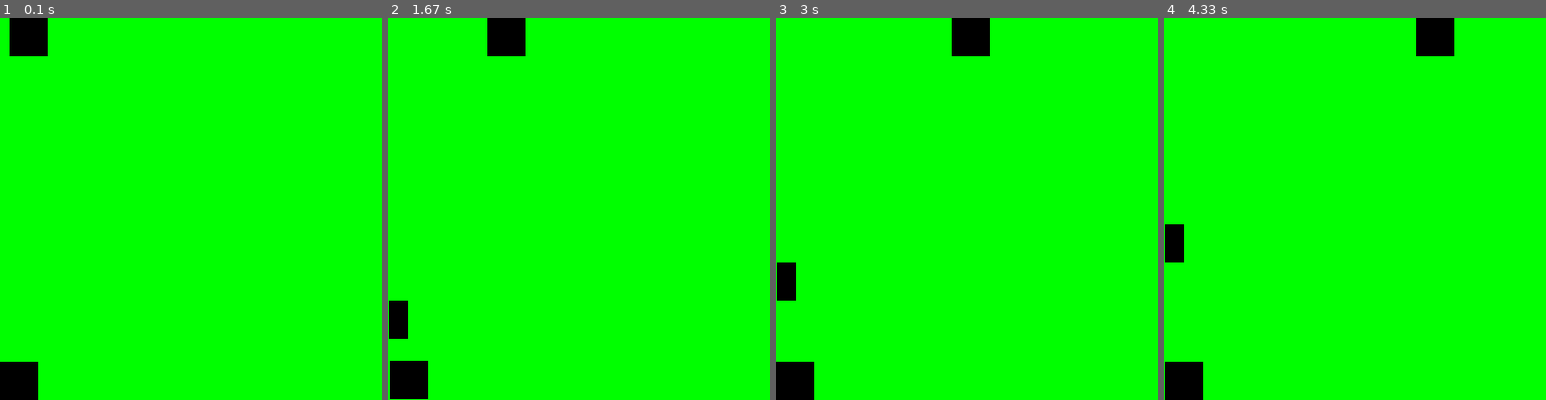
Above: before the commit, frames 1-4 (left to right).
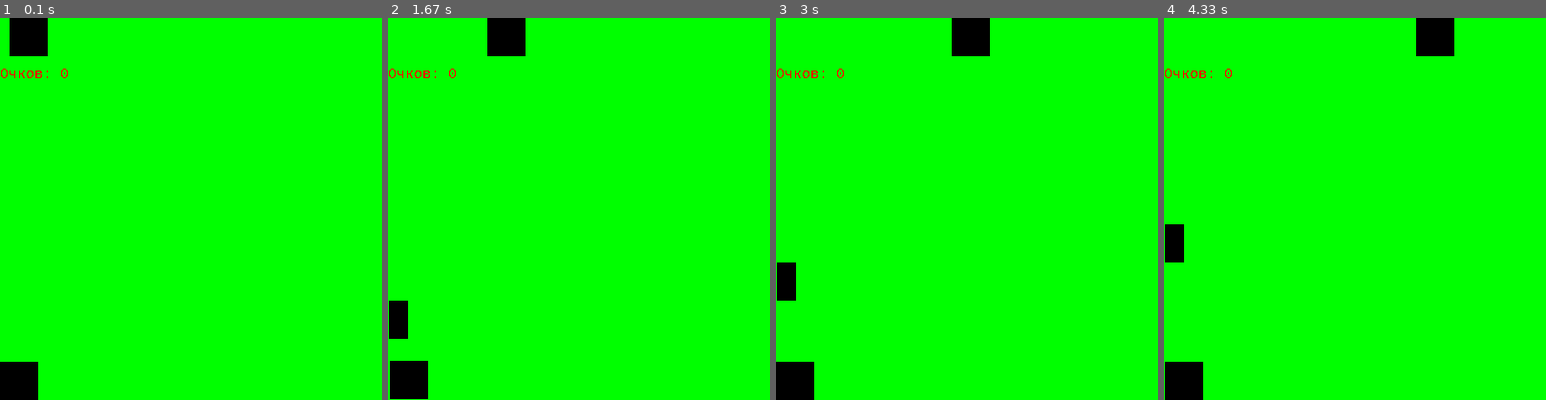
Above: after the commit, the same moments.

Repository: daucloudlab/pygame-demo-1
Game: pygame game, started from mygame.py
Two runs of this game, one before a commit and one after it. Both use one fixed random seed, a clock stepped at 60 frames per second and the inputs below.
Inputs:
- Up to frame 1 (0.1 s): no input
- Up to frame 2 (1.67 s): hold D 0.33-0.8 s; hold W 0.83-1.13 s; tap Space at 0.9, 1.23, 1.53 s; hold D 1.17-1.63 s
- Up to frame 3 (3 s): hold A 1.67-2.2 s; tap Space at 1.73, 2.03, 2.3, 2.63, 2.93 s; hold S 2.23-2.53 s; hold A 2.57-2.97 s
- Up to frame 4 (4.33 s): hold W 3-3.37 s; tap Space at 3.07, 3.47, 3.77, 4.13 s; hold D 3.4-4.03 s; hold S from 4.07 s (still down)

The runs differ from the first frame. In frame 1, 0.1% of the frame differs, in the area x 0-18%, y 13-16%; in frame 2, 0.1%; in frame 3, 0.1%; in frame 4, 0.1%.

Commit message:
өзгертілді

Diff:
--- a/mygame.py
+++ b/mygame.py
@@ -1,4 +1,11 @@
 import pygame
+
+
+def intersect(x1, y1, x2, y2, db1, db2):
+    if x1 > x2 - db1 and x1 < x2 + db2 and y1 > y2 - db1 and y1 < y2 + db2:
+        return 1
+    else:
+        return 0
 
 pygame.init()
 
@@ -17,6 +24,9 @@
 
 x_p = 0
 y_p = 360
+
+count = 0
+myfont = pygame.font.SysFont('monospace', 15)
 
 strike = False
 right = True
@@ -47,6 +57,12 @@
             x_a = 1000
             y_a = 1000
 
+    if intersect(x_a, y_a, x_z, y_z, 20, 40):
+        count += 1
+        strike = False
+        x_a = 1000
+        y_a = 1000
+
     if right:
         x_z += 1
         if x_z > 400:
@@ -58,7 +74,11 @@
             x_z += 1
             right = True
 
+
+    string = myfont.render('Очков: ' + str(count), 0, (255, 0, 0))
+
     screen.fill((0, 255, 0))
+    screen.blit(string, (0, 50))
     screen.blit(player, (x_p, y_p))
     screen.blit(zet, (x_z, y_z))
     screen.blit(arrow, (x_a, y_a))
